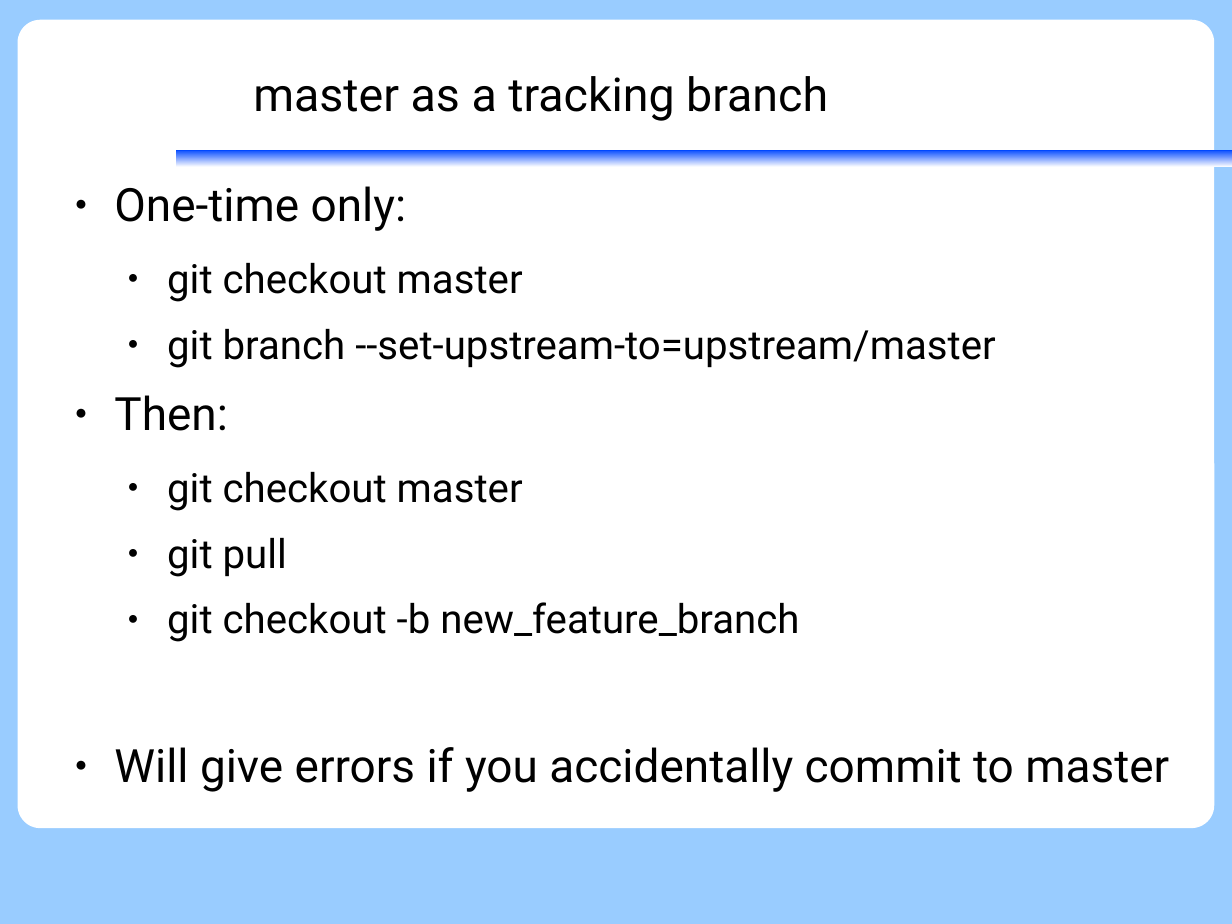
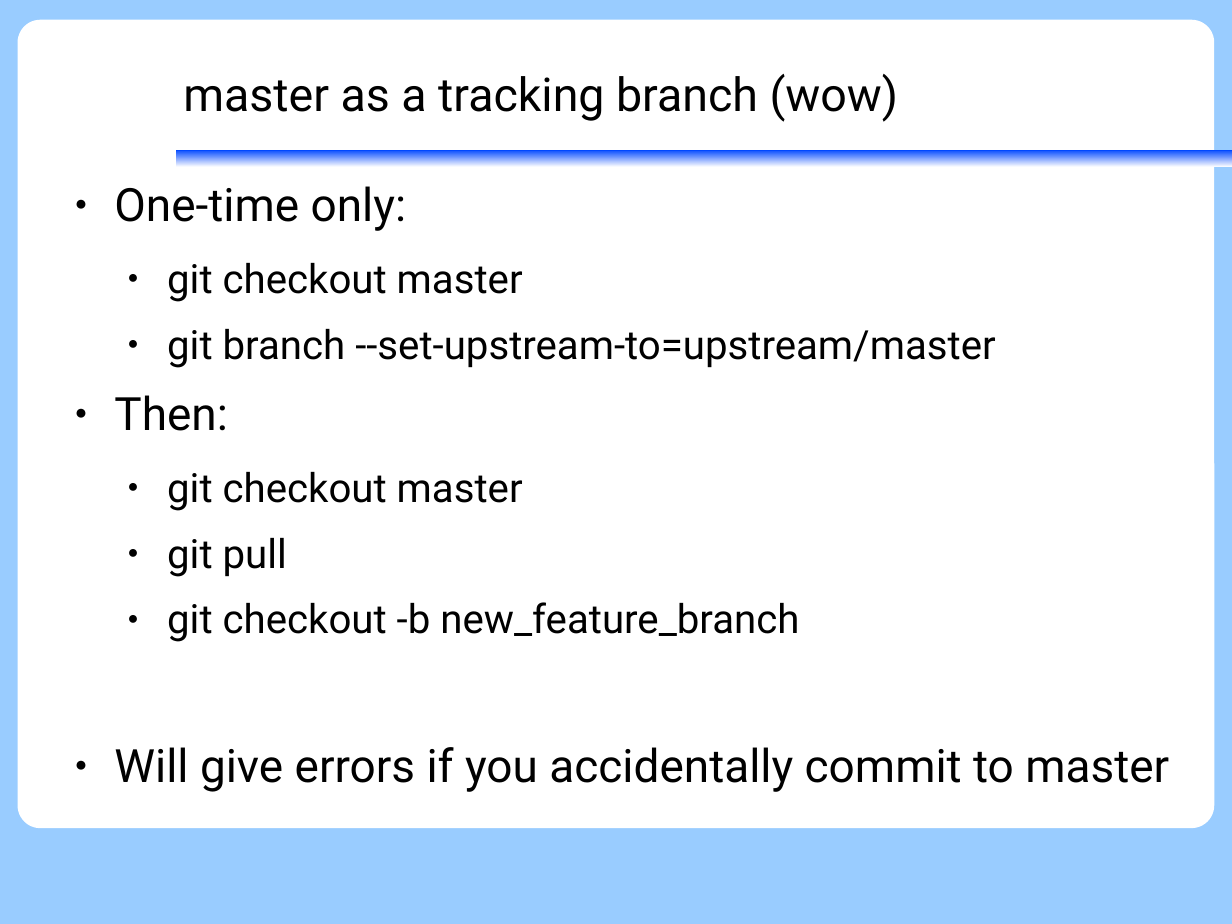
Before and after one commit to KennethNielsen/presentations, a slide deck: slide 26 of gitworkshop/gitworkshop.odp (slide 25 before the commit). Drawn at 1232x924 pixels with LibreOffice and Linux fonts; fonts in the diff are those of the drawing; background and template pictures are left out. Boxes give left, top, right and bottom in pixels: in the first picture for what was removed or moved away, otherwise in the second. Text is boxed around its words. In the diff, an @@ line names an element or a change of style, - is before the commit and + after.

```diff
--- a/gitworkshop/gitworkshop.odp
+++ b/gitworkshop/gitworkshop.odp
@@ title at <box>183,74,899,122</box>: text changed @@
-master as a tracking branch
+master as a tracking branch (wow)
```
Also in this commit, not shown: 1 other slide changed, 15 slides added, 2 other files.
